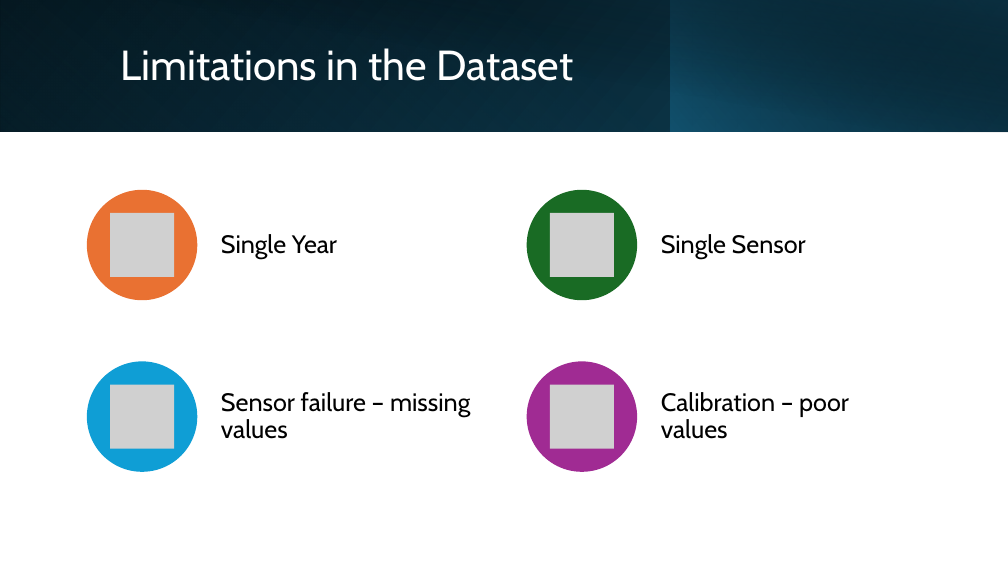
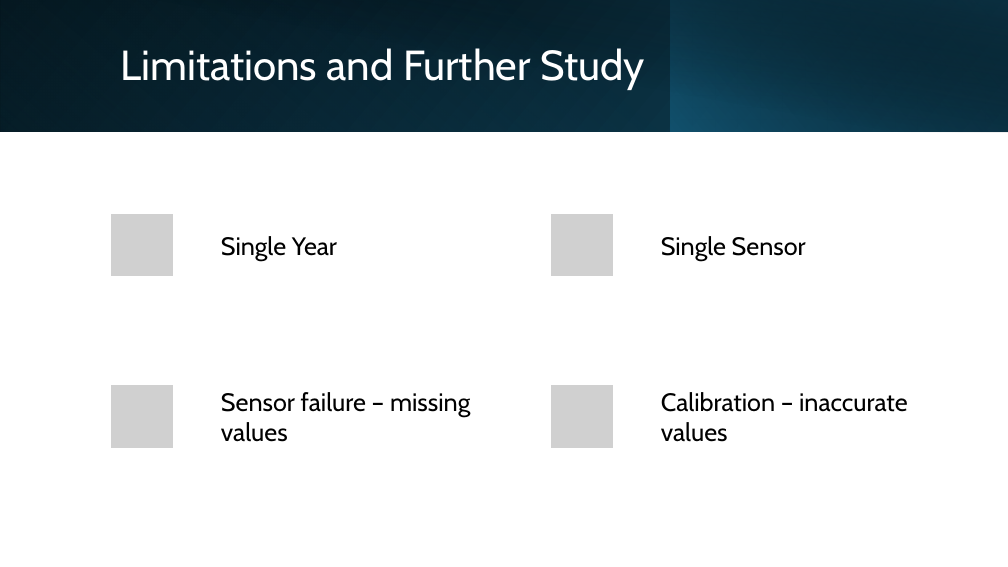
Before and after one commit to daemonchild/cardiffmet-dat5003-applied-datascience, a slide deck: slide 11 of DAT5003-S2_24-AirQuality-ST20285213-TomRowan_PRES1.pptx. Drawn at 1008x567 pixels with LibreOffice and Linux fonts; fonts in the diff are those of the drawing; grey boxes stand for pictures. Boxes give left, top, right and bottom in pixels: in the first picture for what was removed or moved away, otherwise in the second. Text is boxed around its words. In the diff, an @@ line names an element or a change of style, - is before the commit and + after.

```diff
--- a/DAT5003-S2_24-AirQuality-ST20285213-TomRowan_PRES1.pptx
+++ b/DAT5003-S2_24-AirQuality-ST20285213-TomRowan_PRES1.pptx
@@ title at bbox=[121, 48, 644, 90]: text changed @@
-Limitations in the Dataset
+Limitations and Further Study
@@ ellipse removed at bbox=[87, 190, 197, 300] @@
@@ ellipse removed at bbox=[527, 190, 637, 300] @@
@@ ellipse removed at bbox=[87, 361, 197, 472] @@
@@ line spacing 0.9 to 1 in 3 elements at bbox=[221, 236, 337, 261], bbox=[661, 236, 806, 261], bbox=[221, 392, 470, 442] @@
@@ ellipse at bbox=[527, 361, 637, 472]: fill #A02B93 to #FFFFFF @@
@@ text at bbox=[661, 392, 908, 442]: text changed @@
-Calibration – poor values
+Calibration – inaccurate values
```
Also in this commit, not shown: 10 other slides changed, 2 slides added, 4 other files.
